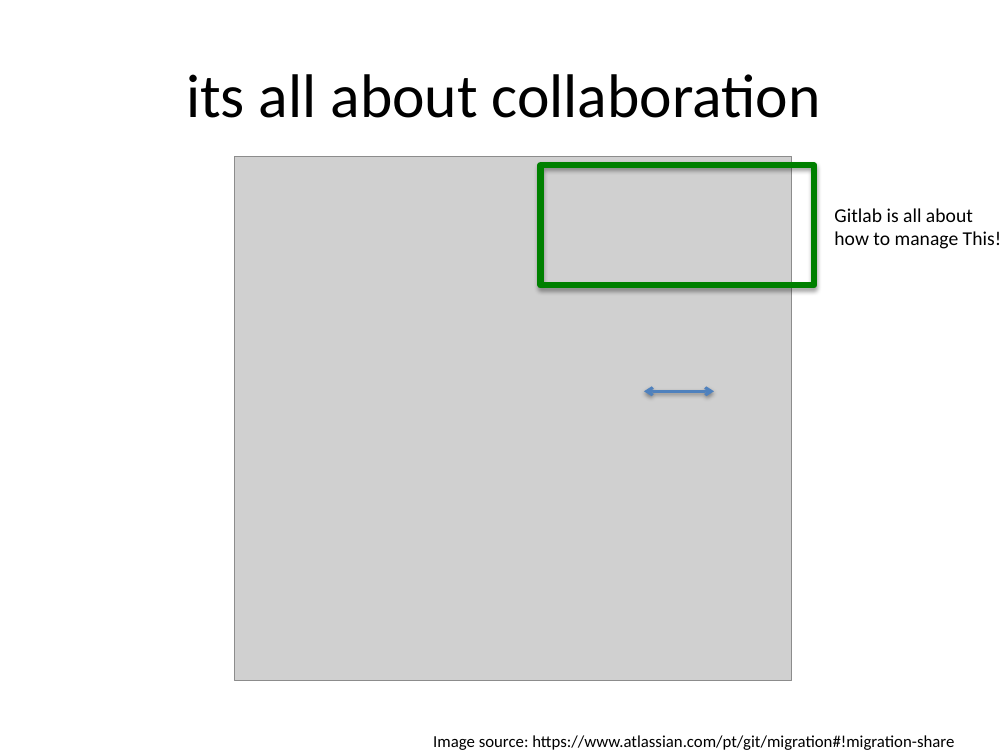
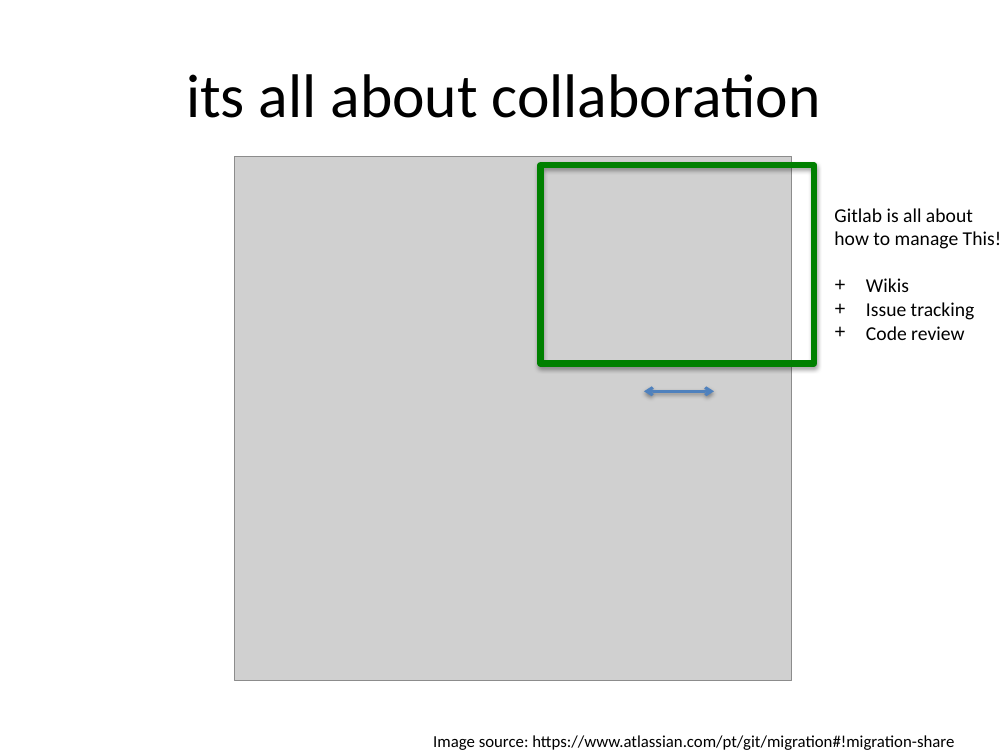
Before and after one commit to hdinkel/linuxcommandline, a slide deck: slide 5 of gitlab_embl/gitlab_at_embl.pptx (slide 4 before the commit). Drawn at 1008x756 pixels with LibreOffice and Linux fonts; fonts in the diff are those of the drawing; grey boxes stand for pictures. Boxes give left, top, right and bottom in pixels: in the first picture for what was removed or moved away, otherwise in the second. Text is boxed around its words. In the diff, an @@ line names an element or a change of style, - is before the commit and + after.

```diff
--- a/gitlab_embl/gitlab_at_embl.pptx
+++ b/gitlab_embl/gitlab_at_embl.pptx
@@ rectangle: place and size @@
-rectangle at [540, 165, 813, 285]
+rectangle at [540, 165, 813, 364]
@@ text at [866, 278, 975, 340]: paragraphs added @@
++ Wikis
++ Issue tracking
++ Code review
```
Also in this commit, not shown: 2 other slides changed, 1 slide added.
